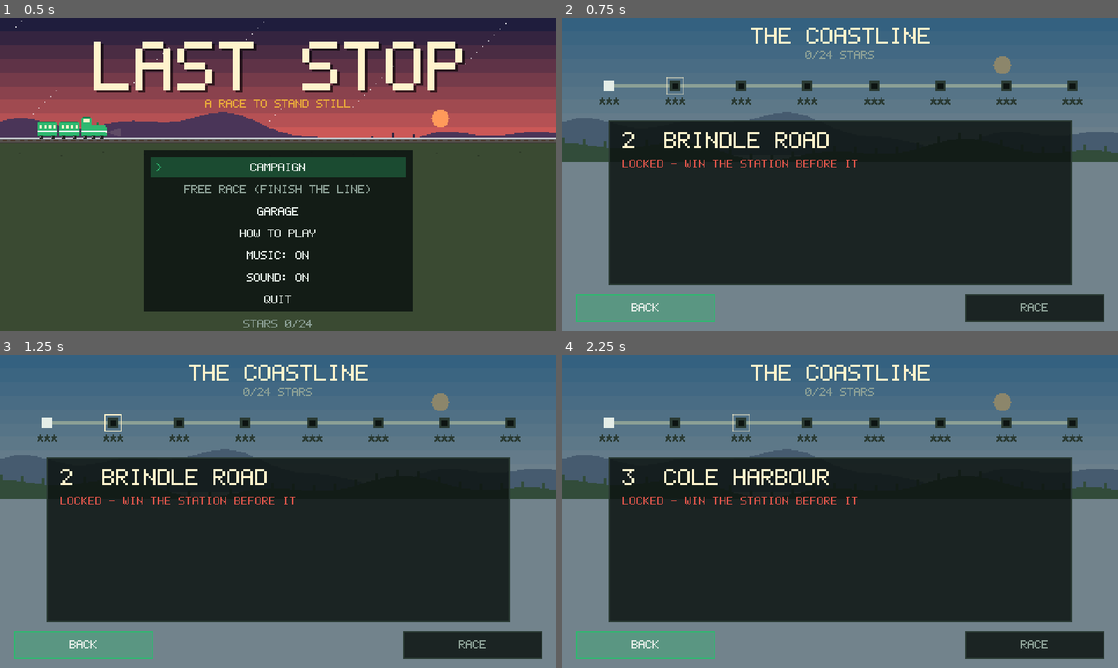
Above: before the commit, frames 1-4 (two rows, left to right).
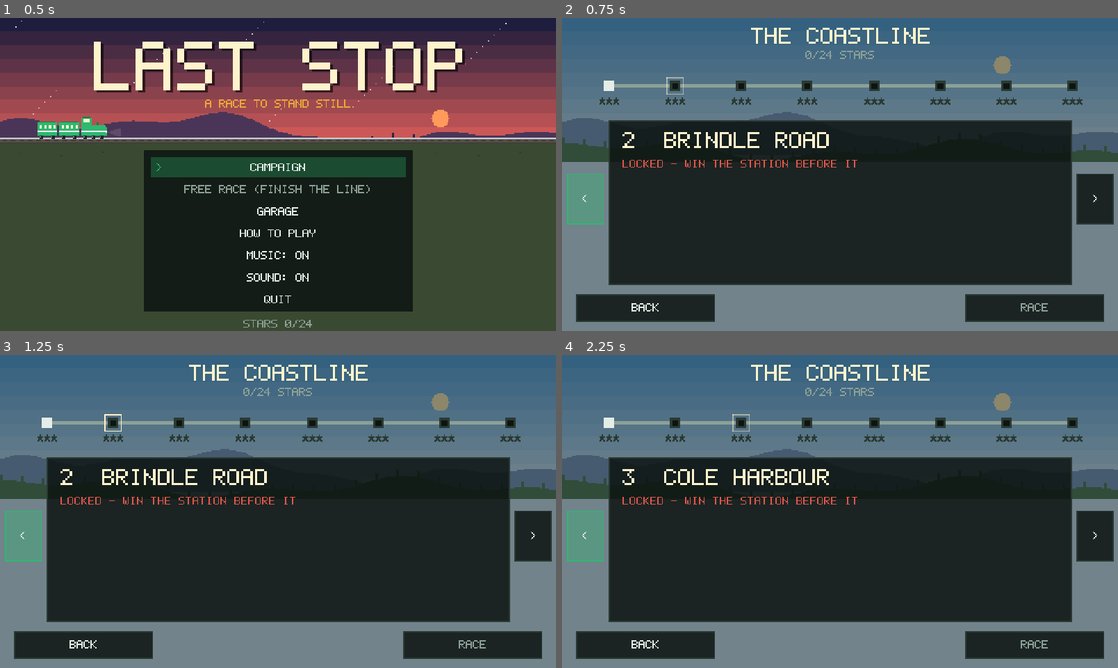
Above: after the commit, the same moments.

Repository: AJ-72/drivetrain
Game: Godot game, scene res://scenes/main.tscn
Two runs of this game, one before a commit and one after it. Both use one fixed random seed, a clock stepped at 60 frames per second and the inputs below.
Inputs (mouse positions are in pixels of both pictures, inside the frame that each line leads up to):
- Up to frame 1 (0.5 s): no input
- Up to frame 2 (0.75 s): tap Enter (ui_accept) at 0.5 s; move the mouse to (962, 158) at 0.52 s; hold Right (ui_right) from 0.53 s (still down); hold Up (throttle) from 0.53 s (still down); click (962, 158) at 0.67 s
- Up to frame 3 (1.25 s): keep holding Right (ui_right); keep holding Up (throttle); tap Enter (ui_accept) at 0.77 s
- Up to frame 4 (2.25 s): release Right (ui_right) at 1.25 s; release Up (throttle) at 1.25 s; tap Enter (ui_accept) at 1.25 s; drag from (728, 527) to (812, 574) at 1.27 s; tap R (restart) at 2 s; move the mouse to (895, 442) at 2.02 s; hold Right (ui_right) from 2.03 s (still down); hold Up (throttle) from 2.03 s (still down)

Frame 1 is identical in both runs. In frame 2, 3.4% of the frame differs, in the area x 0-100%, y 49-98%; in frame 3, 3.4%; in frame 4, 3.4%.

Commit message:
Make route map stations easy to tap on a phone
On a phone the station dots are 9 game pixels and the tap area was 28
pixels wide, so taps near a station often missed and nothing happened.

- Each station now owns its whole slice of the line (57 px wide, 50 px
  tall), so a tap near a dot selects it.
- Large < and > buttons beside the station panel step to the previous
  and next station.

The scene test taps near (not on) a station dot and uses both buttons.

Co-Authored-By: Claude Opus 5.5 <noreply@anthropic.com>
Claude-Session: https://claude.ai/code/session_01Wr1RjeoBiitLNM6JJgxSWY

Diff:
--- a/godot/scripts/game.gd
+++ b/godot/scripts/game.gd
@@ -313,9 +313,16 @@
 					"rect": Rect2(VW / 2.0 - 110, 120 + i * 19, 220, 17),
 					"enabled": ids[i] != "free" or save.campaign_done()})
 		Screen.MAP:
+			# Each station owns its whole slice of the line, so a finger that
+			# lands near a small dot still selects it.
+			var slice := _map_x(1) - _map_x(0)
 			for i in Stations.count():
-				items.append({"id": "st%d" % i, "label": "", "rect": Rect2(_map_x(i) - 14, 44, 28, 34),
-					"enabled": true, "hidden": true})
+				items.append({"id": "st%d" % i, "label": "", "enabled": true, "hidden": true,
+					"rect": Rect2(_map_x(i) - slice / 2.0, 36, slice, 50)})
+			items.append({"id": "prev", "label": "<", "rect": Rect2(4, 134, 32, 44),
+				"enabled": map_sel > 0, "button": true})
+			items.append({"id": "next", "label": ">", "rect": Rect2(VW - 36, 134, 32, 44),
+				"enabled": map_sel < Stations.count() - 1, "button": true})
 			items.append({"id": "back", "label": "BACK", "rect": Rect2(12, 238, 120, 24), "enabled": true, "button": true})
 			items.append({"id": "race", "label": "RACE", "rect": Rect2(VW - 132, 238, 120, 24),
 				"enabled": save.station_unlocked(map_sel), "button": true})
@@ -383,6 +390,10 @@
 			get_tree().quit()
 		"back":
 			_go(Screen.TITLE)
+		"prev":
+			map_sel = maxi(0, map_sel - 1)
+		"next":
+			map_sel = mini(Stations.count() - 1, map_sel + 1)
 		"race":
 			if save.station_unlocked(map_sel):
 				_start_race("campaign", map_sel)
--- a/godot/tests/test_sim.gd
+++ b/godot/tests/test_sim.gd
@@ -200,6 +200,21 @@
 	for s in screens:
 		script_steps.append(func(): game.screen = s)
 		script_steps.append(func(): pass)
+	# The route map: a tap near (not on) a station dot selects it, and the
+	# < and > buttons step through the stations.
+	script_steps.append(func():
+		game._go(1)  # Screen.MAP
+		game.map_sel = 0
+		game._unhandled_input(_touch(Vector2(game._map_x(2) + 20.0, 82.0), true))
+		game._unhandled_input(_touch(Vector2(game._map_x(2) + 20.0, 82.0), false))
+		check(game.map_sel == 2, "a tap near station 3 on the map selects it")
+		game._unhandled_input(_touch(Vector2(460.0, 156.0), true))
+		game._unhandled_input(_touch(Vector2(460.0, 156.0), false))
+		check(game.map_sel == 3, "the > button selects the next station")
+		game._unhandled_input(_touch(Vector2(20.0, 156.0), true))
+		game._unhandled_input(_touch(Vector2(20.0, 156.0), false))
+		check(game.map_sel == 2, "the < button selects the previous station"))
+	script_steps.append(func(): pass)
 	script_steps.append(func(): game._start_race("campaign", 0))
 	script_steps.append(func(): game.countdown = 0.001)
 	script_steps.append(func(): Input.action_press("throttle"))
